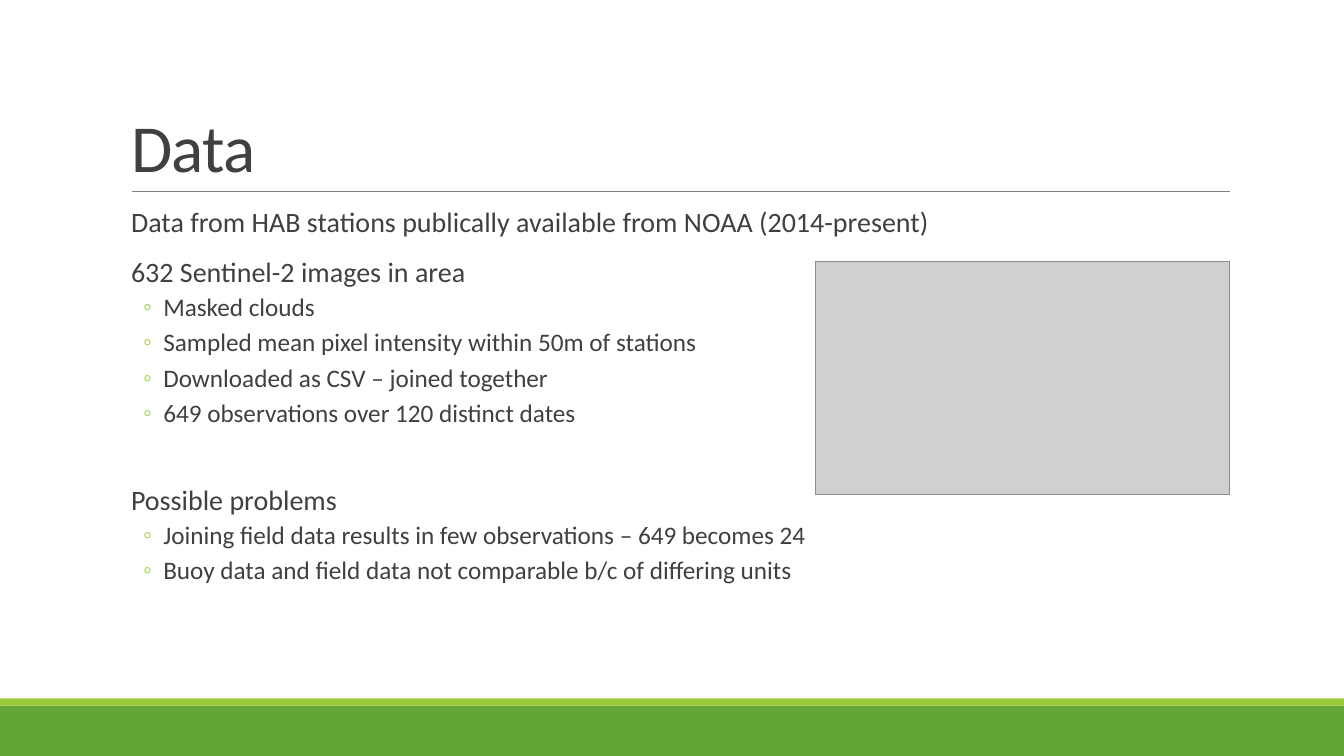
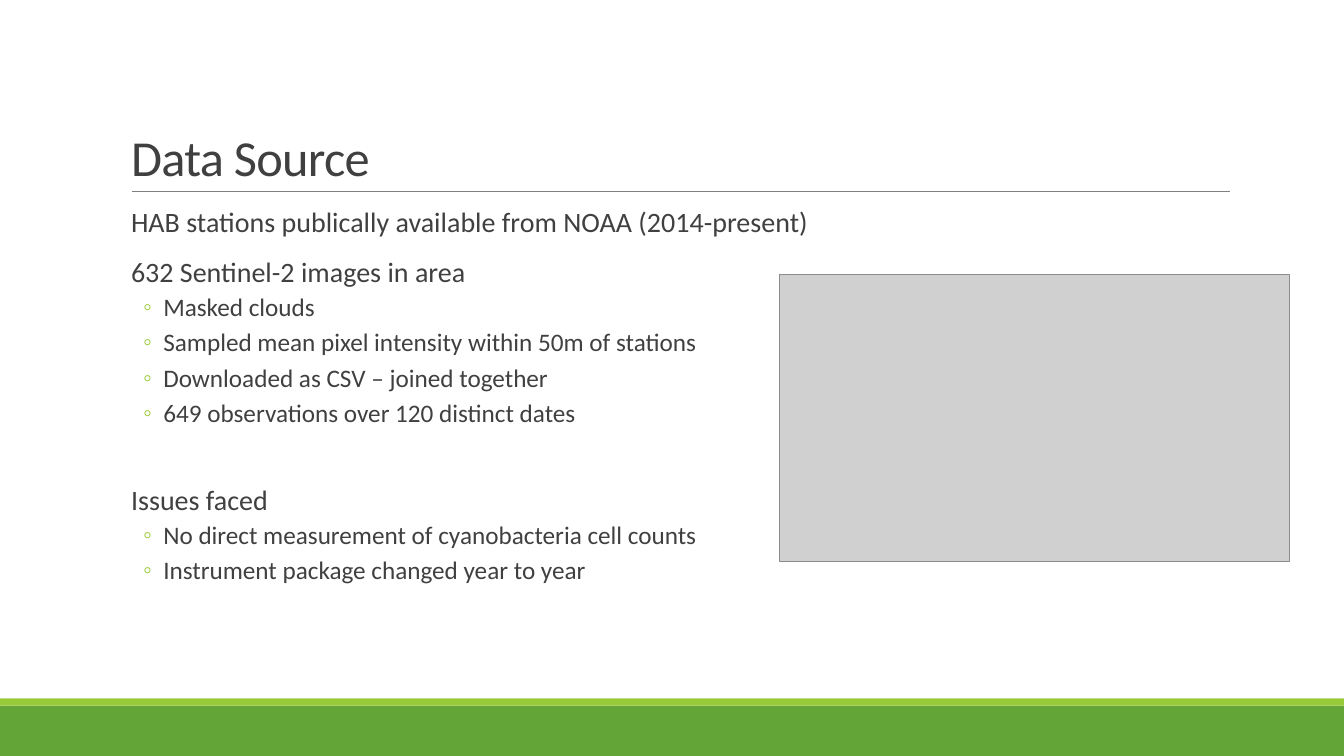
Before and after one commit to s-kganz/erie_habs, a slide deck: slide 3 of 04_presentation/HABs with Sentinel-2.pptx. Drawn at 1344x756 pixels with LibreOffice and Linux fonts; fonts in the diff are those of the drawing; grey boxes stand for pictures. Boxes give left, top, right and bottom in pixels: in the first picture for what was removed or moved away, otherwise in the second. Text is boxed around its words. In the diff, an @@ line names an element or a change of style, - is before the commit and + after.

```diff
--- a/04_presentation/HABs with Sentinel-2.pptx
+++ b/04_presentation/HABs with Sentinel-2.pptx
@@ title at box(131, 143, 370, 177): text changed; size 48 to 36 pt @@
-Data
+Data Source
@@ text at box(131, 211, 807, 237): text changed @@
-  Data from HAB stations publically available from NOAA (2014-present)
+  HAB stations publically available from NOAA (2014-present)
@@ picture: place and size @@
-picture at box(816, 261, 1230, 494)
+picture at box(779, 274, 1290, 562)
@@ text at box(131, 490, 696, 584): text changed @@
-  Possible problems
-  ◦ Joining field data results in few observations – 649 becomes 24
-  ◦ Buoy data and field data not comparable b/c of differing units
+  Issues faced
+  ◦ No direct measurement of cyanobacteria cell counts
+  ◦ Instrument package changed year to year
```
Also in this commit, not shown: 2 other slides changed, 13 slides added, 1 slide removed, 7 other files.
